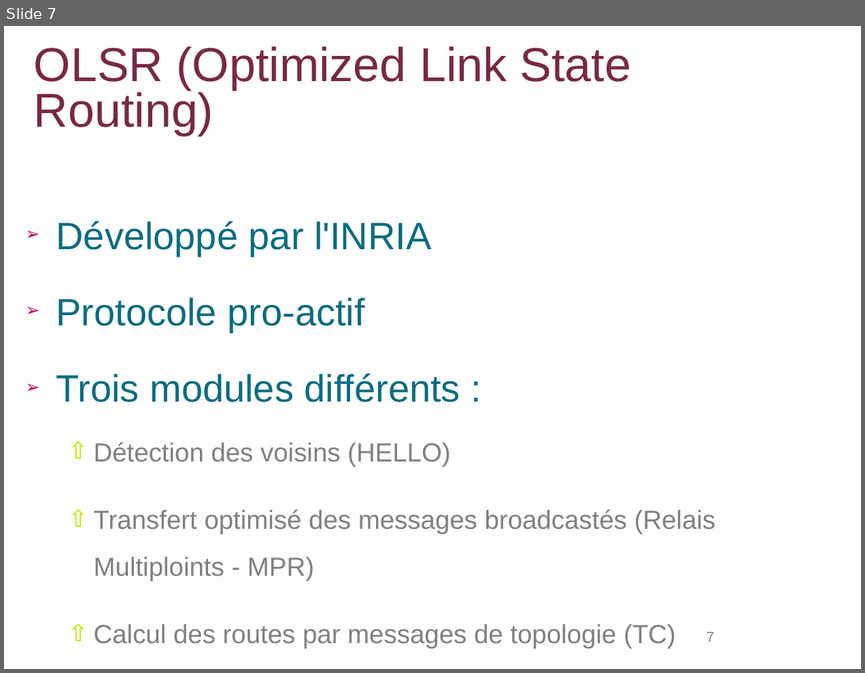
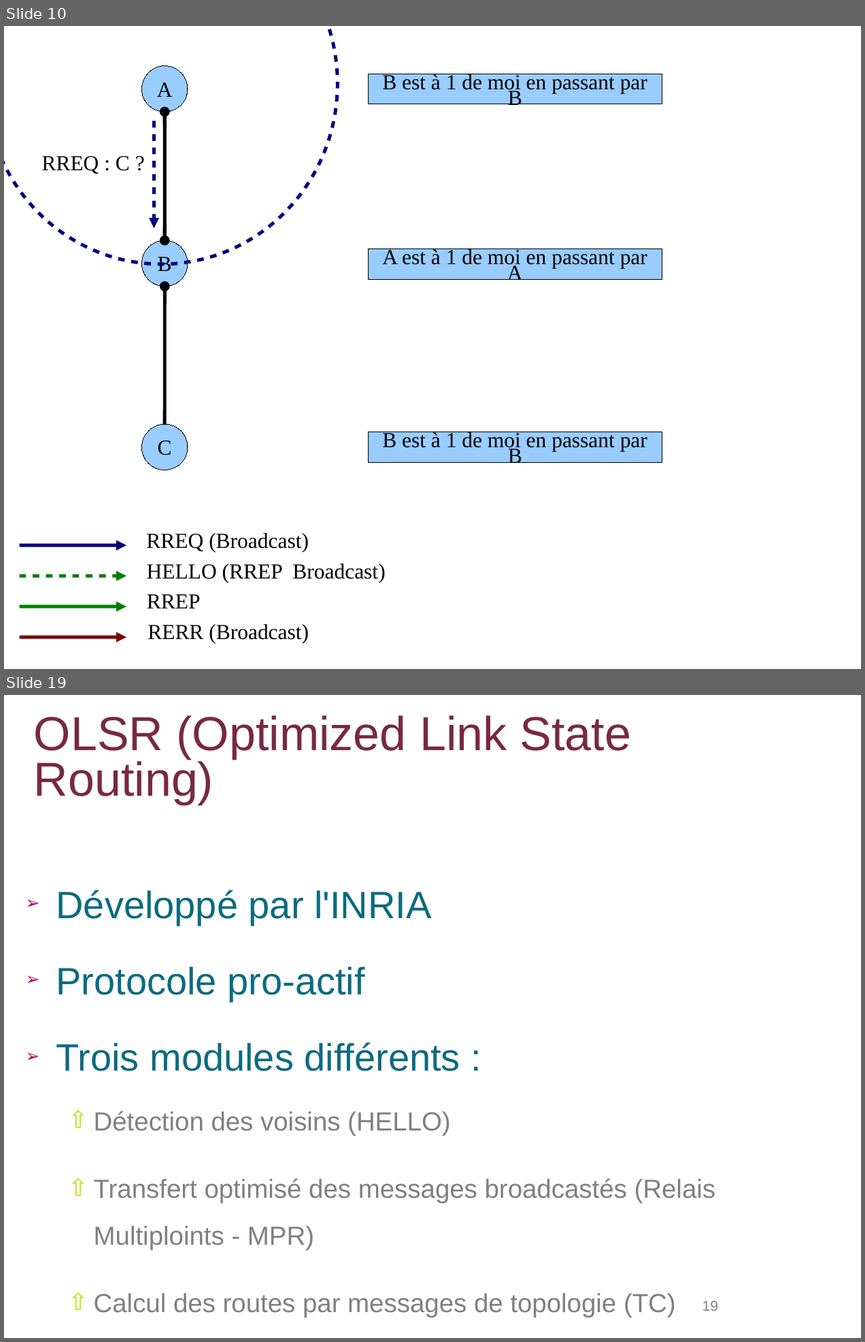
Before and after one commit to lbarbisan/adhoc, a slide deck: work/les_routages_adhoc.odp. Shown one above the other, each under a label of ours: slide 7 before the commit, slides 10 and 19 after it; the slides between them are not shown. The pictures are 865x673 and 865x1342 pixels, drawn with LibreOffice and Linux fonts; fonts in the diff are those of the drawing; background and template pictures are left out. Boxes give left, top, right and bottom in pixels: in the first picture for what was removed or moved away, otherwise in the second. Text is boxed around its words. In the diff, an @@ line names an element or a change of style, - is before the commit and + after.

```diff
--- a/work/les_routages_adhoc.odp
+++ b/work/les_routages_adhoc.odp
@@ slide 10 added at <box>4,26,861,669</box>, background #FFFFFF @@
@@ ellipse added at <box>4,26,337,263</box>, outline #000080 2.83 pt @@
@@ ellipse added at <box>142,65,188,112</box>, fill #99CCFF, outline #000000 0 pt, 18 pt, text #000000 @@
+A
@@ rectangle added at <box>368,74,662,105</box>, fill #99CCFF, outline #000000 0 pt, 18 pt, text #000000 @@
+B est à 1 de moi en passant par B
@@ arrow added from (154, 121) to (154, 228), #000080 2.83 pt @@
@@ line added from (164, 112) to (165, 240), #000000 0 pt @@
@@ arrow added from (164, 240) to (165, 112), #000000 2.83 pt @@
@@ arrow added from (164, 112) to (165, 240), #000000 2.83 pt @@
@@ text added at <box>42,156,130,174</box>, 18 pt, text #000000 @@
+RREQ : C ?
@@ ellipse added at <box>142,240,188,286</box>, fill #99CCFF, outline #000000 0 pt, 18 pt, text #000000 @@
+B
@@ rectangle added at <box>368,249,662,280</box>, fill #99CCFF, outline #000000 0 pt, 18 pt, text #000000 @@
+A est à 1 de moi en passant par A
@@ line added from (164, 286) to (165, 424), #000000 0 pt @@
@@ arrow added from (164, 424) to (165, 286), #000000 2.83 pt @@
@@ ellipse added at <box>142,424,188,470</box>, fill #99CCFF, outline #000000 0 pt, 18 pt, text #000000 @@
+C
@@ rectangle added at <box>368,432,662,463</box>, fill #99CCFF, outline #000000 0 pt, 18 pt, text #000000 @@
+B est à 1 de moi en passant par B
@@ group added at <box>20,533,385,643</box>: 4 arrows, 4 texts @@
+RREQ (Broadcast)
+HELLO (RREP Broadcast)
+RREP
+RERR (Broadcast)
@@ what was slide 7 is now slide 19 @@
@@ page number at <box>702,1300,718,1310</box>: text changed @@
-7
+19
```
Also in this commit, not shown: 26 slides changed, 12 other slides added, 1 slide removed.
